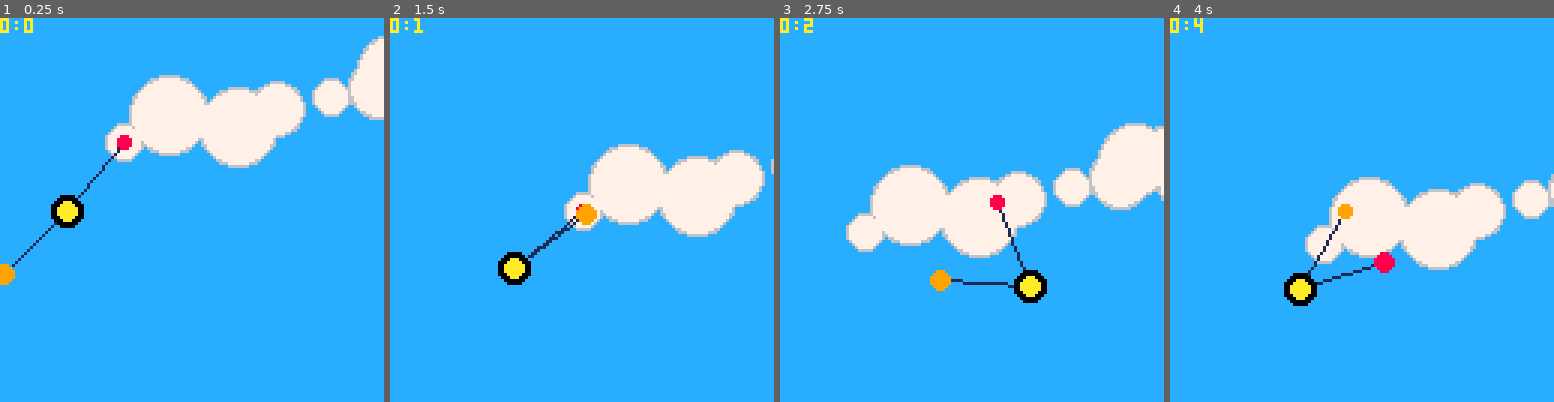
Above: before the commit, frames 1-4 (left to right).
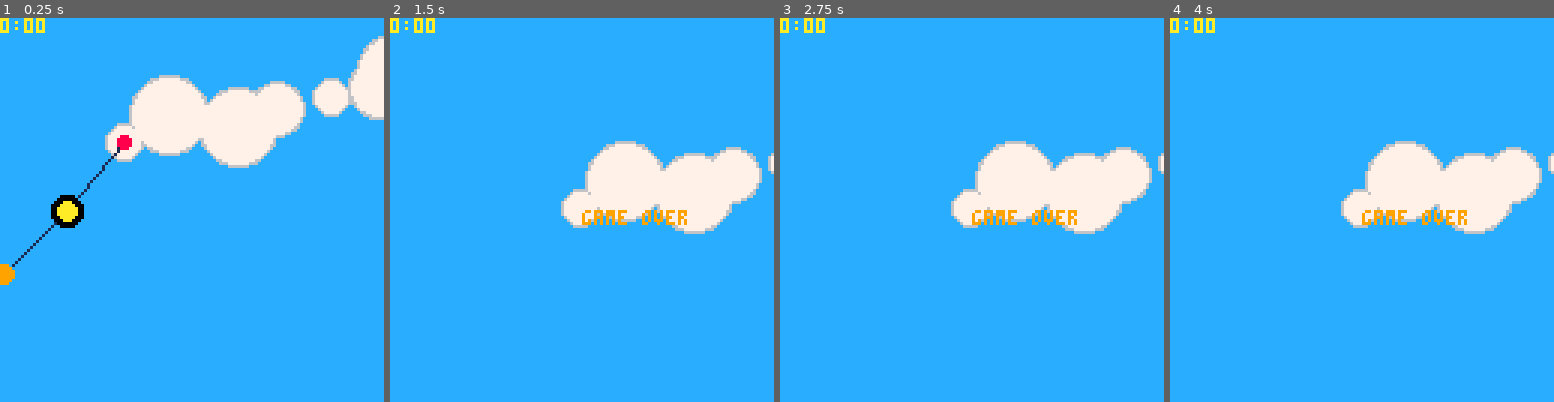
Above: after the commit, the same moments.

Repository: vila6/pico-8-projects
Game: PICO-8 cartridge trepo.p8
Same seed, same stepped clock (60 frames per second), same inputs: the game is played once before the commit and once after it.
Inputs:
- Up to frame 1 (0.25 s): no input
- Up to frame 2 (1.5 s): tap O (Z key) at 0.7 s
- Up to frame 3 (2.75 s): hold Right 1.6-2.1 s; tap O (Z key) at 1.7, 2.1, 2.5 s; hold Up 2.15-2.42 s; hold Right from 2.47 s (still down)
- Up to frame 4 (4 s): tap O (Z key) at 2.9, 3.3, 3.7 s; release Right at 3.03 s; hold Left 3.08-3.58 s; hold Down 3.63-3.97 s

The runs differ from the first frame. In frame 1, less than 0.1% of the frame differs, in the area x 9-12%, y 0-4%; in frame 2, 3.3%; in frame 3, 13%, in the area x 6-100%, y 0-75%; in frame 4, 12%.

Commit message:
Fixes gameover y grab más permisivo
tiempo bien formateado
game over

Diff:
--- a/trepo.p8
+++ b/trepo.p8
@@ -11,13 +11,25 @@
 aux={x0=0.0,y0=0.0,x2=0.0,y2=0.0,a1=0.0,a2=0.0}
 l=true
 gameover=false
+t=""
 
 function _update60()
 		read_input()
-		p.a1_a+=input.x
+
+		if gameover then
+				p.y0+=2
+				p.y1+=2
+				p.y2+=2
+				return
+		end
+
 		cam_tick(p.x0, p.y0)
-
-		if btnp(🅾️) and cangrab(p.x2,p.y2) then
+		if btnp(🅾️) then
+				if not cangrab(p.x2,p.y2) then
+						gameover = true
+						return
+				end
+
 				l = not l
 				aux.x0 = p.x0
 				aux.y0 = p.y0
@@ -43,13 +55,14 @@
 
 		end
 
+		t = formated_time()
 		p.tick()
 end
 
 function _draw()
 		cls(12)
 		drawlevel()
-		print(formated_time(),cam.x,cam.y)
+		print(t,cam.x,cam.y)
 	 line(p.x1,p.y1,p.x0,p.y0,1)
 	 line(p.x1,p.y1,p.x2,p.y2,1)
 		circfill(p.x0,p.y0,2,l and 8 or 9)
@@ -63,9 +76,8 @@
 end
 
 function cangrab(px, py)
-
 		for i=1,#grabables do
-				if are_closer_than(grabables[i][3],grabables[i][1],grabables[i][2],px,py) then
+				if are_closer_than(grabables[i][3]+2,grabables[i][1],grabables[i][2],px,py) then
 					return true
 				end
 		end
@@ -162,7 +174,8 @@
 	t = time()
 	s = flr(t%60)
 	m = flr(t/60)
-	return tostr(m)..":"..tostr(s)
+	return tostr(m)..":"..(s<10 and "0" or "")
+	..tostr(s)
 end
 -->8
 --camera
